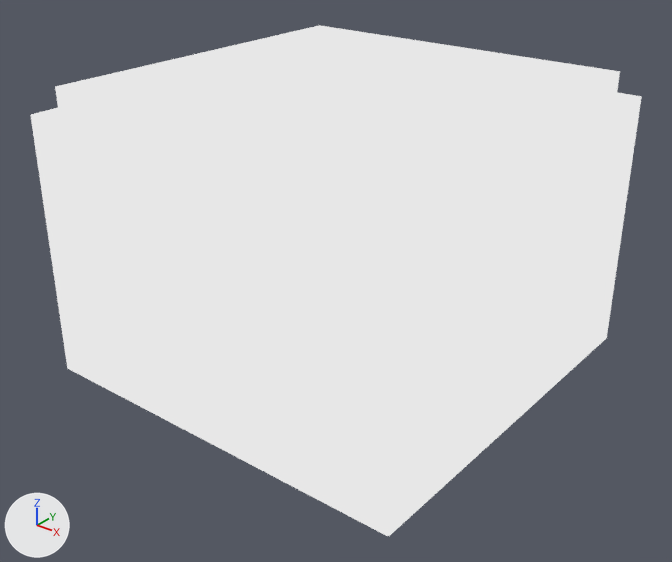
The Blender file assets/room.blend: old version first, new version second.
Camera for both pictures: a 50 mm lens placed at (23.4, -29.8, 22.2), pointed at (0.3, -1.1, 4.3). Lighting does not change. The marker at lower left points along +X, +Y and +Z.
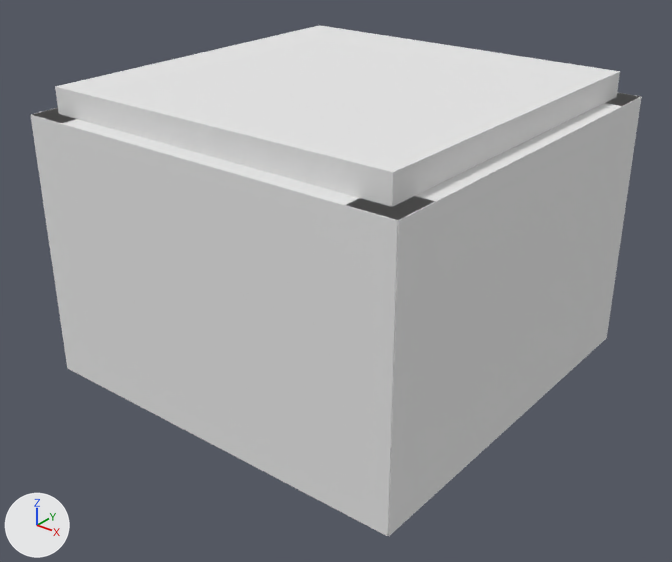
Where the change shows, as pixel boxes [x1, y1, x2, y2] in the pictures (672 x 562 px):
```json
{"object": "Cube.002", "change": "surface changed", "before": [30, 110, 433, 536], "after": [30, 110, 433, 536], "on screen": "white to grey"}
{"object": "Cube", "change": "surface changed", "before": [346, 93, 642, 536], "after": [346, 93, 642, 536], "on screen": "white to grey"}
```

Edits to the scene script, one JSON object a line:
```json
{"block": "mat_material", "where": "n0 = _N.new('ShaderNodeOutputMaterial'); n0.name = 'Material Output'"}
{"op": "remove", "block": "mat_material", "code": "n1 = _N.new('ShaderNodeBackground'); n1.name = 'Background'"}
{"op": "remove", "block": "mat_material", "code": "_L.new(n1.outputs[0], n0.inputs[0])  # 'Background' to 'Surface'"}
{"op": "add", "block": "mat_material", "code": "n2 = _N.new('ShaderNodeBsdfDiffuse'); n2.name = 'Diffuse BSDF'"}
{"op": "add", "block": "mat_material", "code": "_L.new(n2.outputs[0], n0.inputs[0])  # 'BSDF' to 'Surface'"}
{"block": "mat_material_002", "where": "n0 = _N.new('ShaderNodeOutputMaterial'); n0.name = 'Material Output'"}
{"op": "remove", "block": "mat_material_002", "code": "n1 = _N.new('ShaderNodeBackground'); n1.name = 'Background'"}
{"op": "remove", "block": "mat_material_002", "code": "_L.new(n1.outputs[0], n0.inputs[0])  # 'Background' to 'Surface'"}
{"op": "add", "block": "mat_material_002", "code": "n2 = _N.new('ShaderNodeBsdfDiffuse'); n2.name = 'Diffuse BSDF'"}
{"op": "add", "block": "mat_material_002", "code": "_L.new(n2.outputs[0], n0.inputs[0])  # 'BSDF' to 'Surface'"}
{"block": "mat_material_005", "where": "n0 = _N.new('ShaderNodeOutputMaterial'); n0.name = 'Material Output'"}
{"op": "remove", "block": "mat_material_005", "code": "n1 = _N.new('ShaderNodeBackground'); n1.name = 'Background'"}
{"op": "remove", "block": "mat_material_005", "code": "_L.new(n1.outputs[0], n0.inputs[0])  # 'Background' to 'Surface'"}
{"op": "add", "block": "mat_material_005", "code": "n2 = _N.new('ShaderNodeBsdfDiffuse'); n2.name = 'Diffuse BSDF'"}
{"op": "add", "block": "mat_material_005", "code": "_L.new(n2.outputs[0], n0.inputs[0])  # 'BSDF' to 'Surface'"}
```
